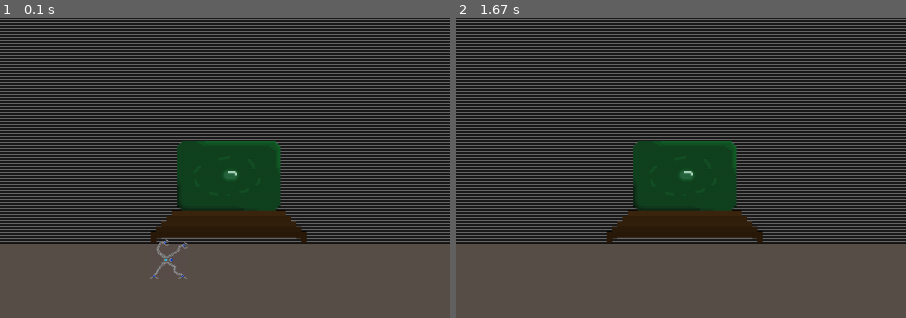
Above: before the commit, frames 1-2 (left to right).
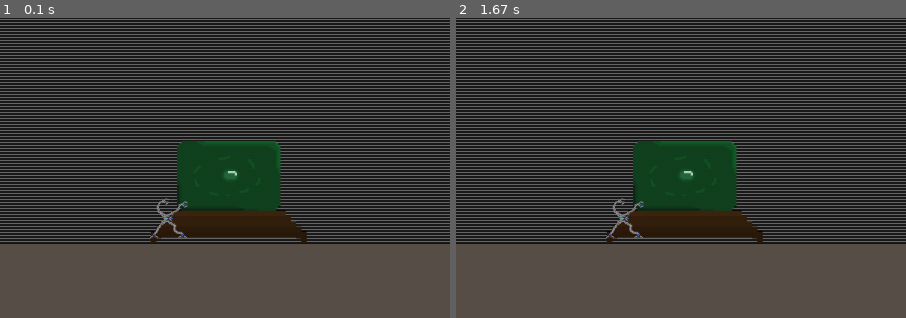
Above: after the commit, the same moments.

Repository: dmtcrafter/Pygame_Exterminator
Game: pygame game, started from game.py
The game is run twice, just before and just after one commit, with the same random seed, the same clock (stepped at 60 frames per second) and the same inputs.
Inputs:
- Up to frame 1 (0.1 s): no input
- Up to frame 2 (1.67 s): no input
The pictures show only the part of the screen within x 0-50%, y 50-100%; the shares and areas given below are measured in that part.

The runs differ from the first frame. In frame 1, 0.5% of the frame differs, in the area x 33-42%, y 60-87%; in frame 2, 0.2%.

Commit message:
6/3/2022 12:50 DMT

Diff:
--- a/game.py
+++ b/game.py
@@ -1,13 +1,8 @@
-import pygame
+from utils import*
 from sys import exit
 
 from pygame.locals import (
-    K_UP,
-    K_DOWN,
-    K_LEFT,
-    K_RIGHT,
     K_ESCAPE,
-    K_SPACE,
     KEYDOWN,
     QUIT,
 )
@@ -21,30 +16,9 @@
 pygame.display.set_icon(pygame.image.load('./assets/images/icon.png'))
 background = pygame.image.load('./assets/images/background_1.png')
 
+sprites = pygame.sprite.Group()
 
-class Player(pygame.sprite.Sprite):
-
-    surf = pygame.image.load('./assets/images/player_bot_1.png')
-    rect = surf.get_rect()
-    rect.center = (200, 640)
-    gravity = 0
-
-    def __init__(self):
-        super(Player, self).__init__()
-
-    def update(self):
-
-        if Player.rect.bottomy >= 640:
-            Player.rect.bottomy = 640
-
-        if Player.rect.right >= 1200:
-            Player.rect.right = 1200
-
-        if Player.rect.left >= 0:
-            Player.rect.left = 0
-
-
-sprites = pygame.sprite.Group()
+pressed_keys = pygame.key.get_pressed()
 
 player = Player()
 sprites.add(player)
@@ -62,10 +36,6 @@
             running = False
             exit()
 
-    player.gravity += 1
-
-    player.rect.move_ip(0, player.gravity)
-
     screen.blit(background, (0, 0))
 
     screen.blit(Player.surf, Player.rect.center)
--- a/utils.py
+++ b/utils.py
@@ -0,0 +1,43 @@
+import pygame
+
+
+from pygame.locals import (
+
+    K_LEFT,
+    K_RIGHT,
+    K_SPACE,
+)
+
+pressed_keys = pygame.key.get_pressed()
+
+
+class Player(pygame.sprite.Sprite):
+
+    surf = pygame.image.load('./assets/images/player_bot_1.png')
+    rect = surf.get_rect()
+    rect.center = (200, 640)
+    gravity = 0
+
+    def __init__(self):
+        super(Player, self).__init__()
+
+    def update(self):
+
+        if self.rect.bottomy >= 640:
+            self.rect.bottomy = 640
+
+        if self.rect.right >= 1200:
+            self.rect.right = 1200
+
+        if self.rect.left >= 0:
+            self.rect.left = 0
+
+        if pressed_keys[K_LEFT]:
+            self.rect.move_ip(1, 0)
+
+        if pressed_keys[K_RIGHT]:
+            self.rect.move_ip(-1, 0)
+
+        self.gravity += 1
+
+        self.rect.move_ip(0, self.gravity)
